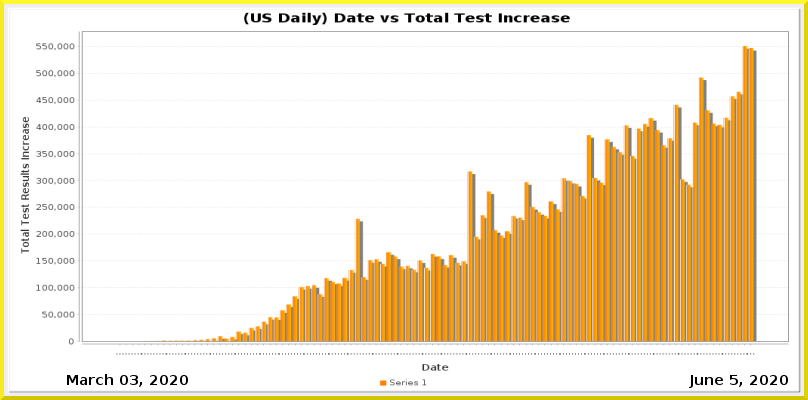
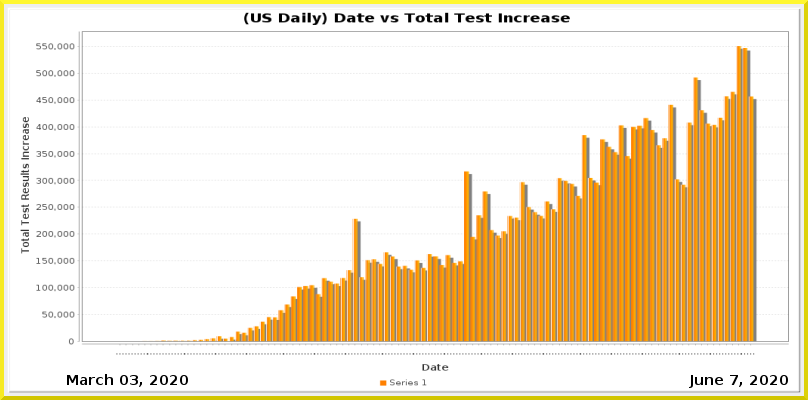
The second w=808, h=400 image is a revision of the first. Changes to its layers:
painted on "Current Date" over [730, 375, 738, 385]
painted on "Date_vs_TestIncrease.png" over [141, 46, 757, 355]
